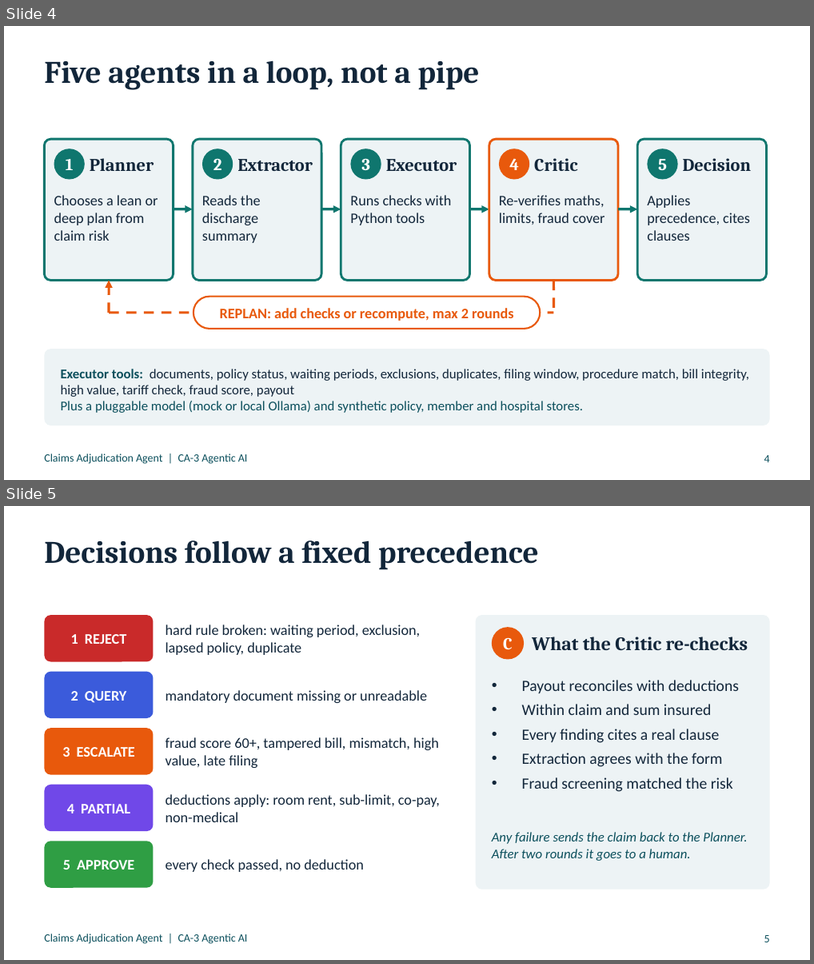
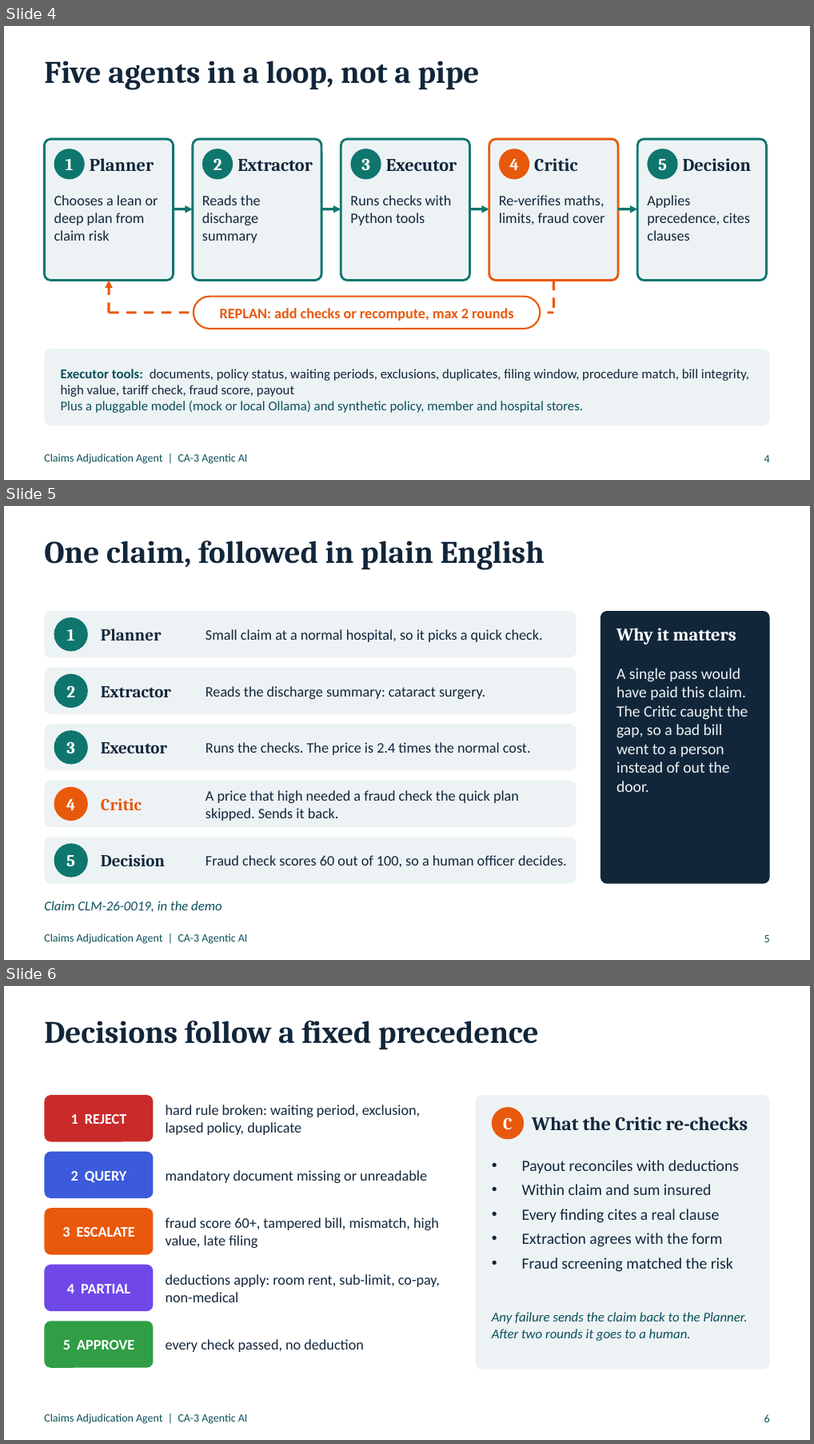
Before and after one commit to HarshSalunkhe2005/ClaimsDesk, a slide deck: docs/ClaimsAgent_CA3.pptx. Shown one above the other, each under a label of ours: slides 4 and 5 before the commit, slides 4, 5 and 6 after it. The pictures are 814x964 and 814x1444 pixels, drawn with LibreOffice and Linux fonts; fonts in the diff are those of the drawing. Boxes give left, top, right and bottom in pixels: in the first picture for what was removed or moved away, otherwise in the second. Text is boxed around its words. In the diff, an @@ line names an element or a change of style, - is before the commit and + after.

Commit message:
Clarity pass: plain-English explainer, story-first UI, README walkthrough, deck slide

```diff
--- a/docs/ClaimsAgent_CA3.pptx
+++ b/docs/ClaimsAgent_CA3.pptx
@@ slide 5 added at box(4, 506, 810, 960), background #FFFFFF; not listed: 1 template element that a slide beside it also shows @@
@@ title added at box(44, 540, 545, 570), 28 pt, text #12263A, bold @@
+One claim, followed in plain English
@@ rounded rectangle added at box(44, 611, 577, 658), fill #EDF3F5 @@
@@ ellipse added at box(54, 617, 88, 651), fill #0F766E @@
@@ rounded rectangle added at box(601, 611, 770, 884), fill #12263A @@
@@ text added at box(67, 629, 75, 640), 15 pt, text #FFFFFF, bold @@
+1
@@ text added at box(101, 628, 162, 640), 15 pt, text #12263A, bold @@
+Planner
@@ text added at box(206, 629, 543, 642), 13 pt, text #12263A @@
+Small claim at a normal hospital, so it picks a quick check.
@@ text added at box(617, 628, 737, 644), 16 pt, text #FFFFFF, bold @@
+Why it matters
@@ rounded rectangle added at box(44, 668, 577, 714), fill #EDF3F5 @@
@@ text added at box(617, 668, 749, 792), 14 pt, text #EDF3F5 @@
+A single pass would have paid this claim. The Critic caught the gap, so a bad bill went to a person instead of out the door.
@@ ellipse added at box(54, 674, 88, 708), fill #0F766E @@
@@ text added at box(66, 685, 75, 697), 15 pt, text #FFFFFF, bold @@
+2
@@ text added at box(101, 686, 171, 697), 15 pt, text #12263A, bold @@
+Extractor
@@ text added at box(206, 686, 486, 699), 13 pt, text #12263A @@
+Reads the discharge summary: cataract surgery.
@@ rounded rectangle added at box(44, 724, 577, 771), fill #EDF3F5 @@
@@ ellipse added at box(54, 730, 88, 764), fill #0F766E @@
@@ text added at box(66, 741, 75, 753), 15 pt, text #FFFFFF, bold @@
+3
@@ text added at box(101, 742, 167, 753), 15 pt, text #12263A, bold @@
+Executor
@@ text added at box(206, 742, 531, 755), 13 pt, text #12263A @@
+Runs the checks. The price is 2.4 times the normal cost.
@@ rounded rectangle added at box(44, 780, 577, 827), fill #EDF3F5 @@
@@ ellipse added at box(54, 787, 88, 820), fill #E8590C @@
@@ text added at box(206, 790, 519, 820), 13 pt, text #12263A @@
+A price that high needed a fraud check the quick plan skipped. Sends it back.
@@ text added at box(66, 798, 76, 810), 15 pt, text #FFFFFF, bold @@
+4
@@ text added at box(101, 798, 142, 810), 15 pt, text #E8590C, bold @@
+Critic
@@ rounded rectangle added at box(44, 836, 577, 884), fill #EDF3F5 @@
@@ ellipse added at box(54, 843, 88, 877), fill #0F766E @@
@@ text added at box(66, 855, 75, 866), 15 pt, text #FFFFFF, bold @@
+5
@@ text added at box(101, 854, 165, 866), 15 pt, text #12263A, bold @@
+Decision
@@ text added at box(206, 855, 567, 867), 13 pt, text #12263A @@
+Fraud check scores 60 out of 100, so a human officer decides.
@@ text added at box(44, 900, 222, 912), 12 pt, text #0B4F5C, italic @@
+Claim CLM-26-0019, in the demo
@@ page number added at box(765, 935, 770, 942), 10 pt, text #0B4F5C @@
+5
@@ what was slide 5 is now slide 6 @@
@@ page number at box(765, 1414, 770, 1422): text changed @@
-5
+6
```
Also in this commit, not shown: 1 slide changed, 5 other files.
